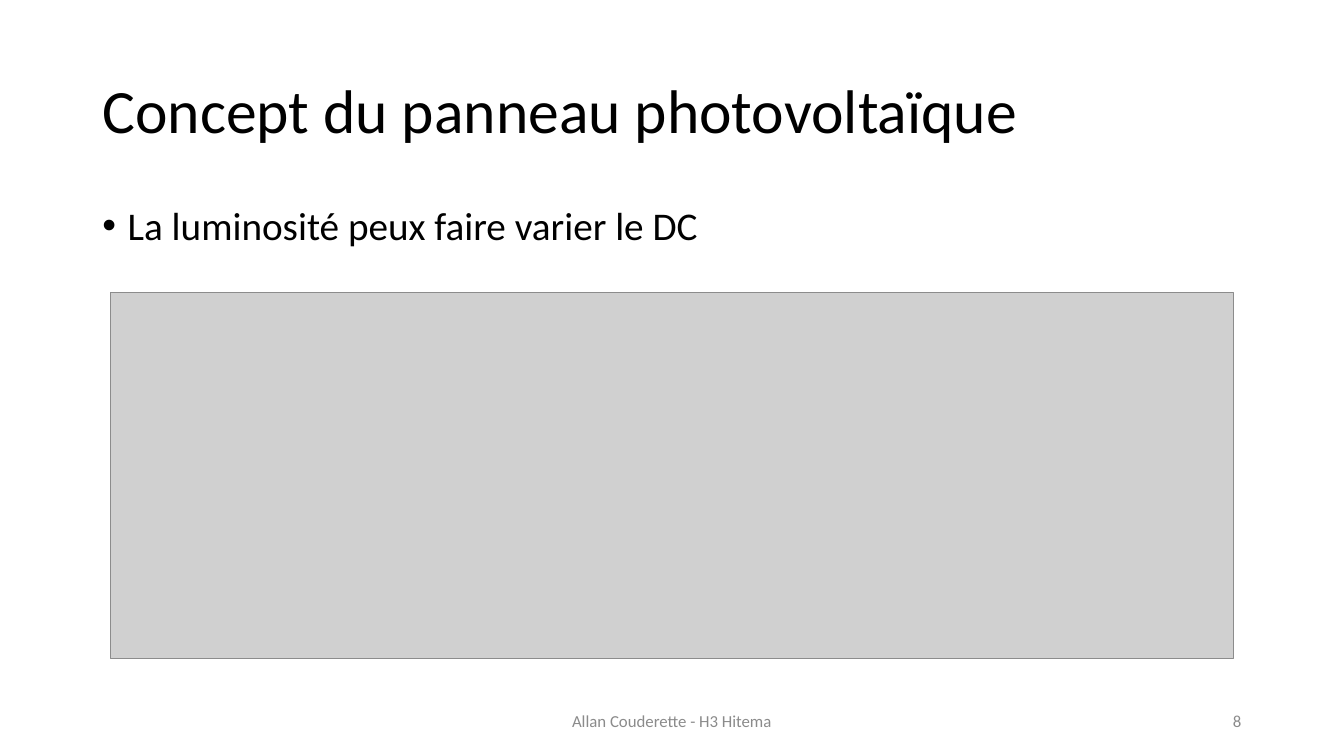
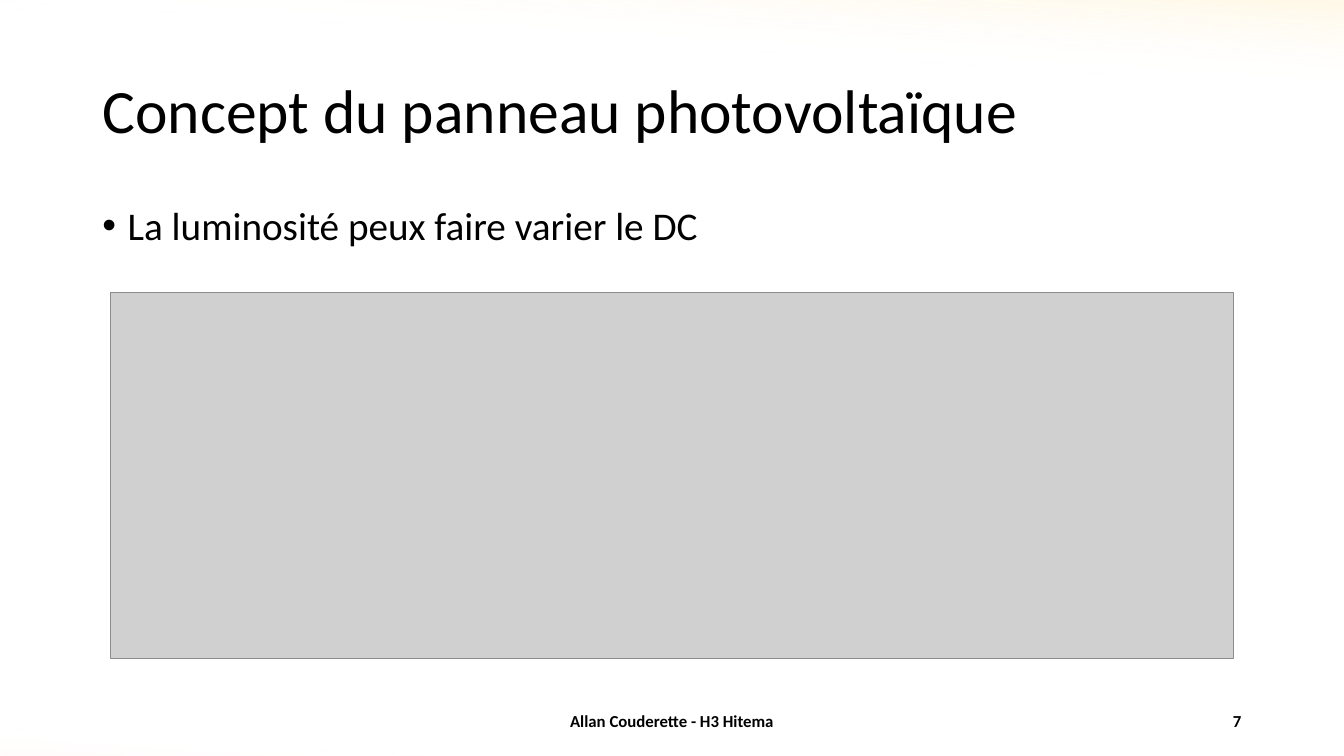
Before and after one commit to allanCouderette/ML_Solar_Power, a slide deck: slide 7 of Présentation Solar Power.pptx (slide 8 before the commit). Drawn at 1344x756 pixels with LibreOffice and Linux fonts; fonts in the diff are those of the drawing; grey boxes stand for pictures. Boxes give left, top, right and bottom in pixels: in the first picture for what was removed or moved away, otherwise in the second. Text is boxed around its words. In the diff, an @@ line names an element or a change of style, - is before the commit and + after.

```diff
--- a/Présentation Solar Power.pptx
+++ b/Présentation Solar Power.pptx
@@ rectangle added at (x1=0, y1=0, x2=1344, y2=756), fill gradient #FFC000 to #FFFFFF to #ED7D31 @@
@@ rectangle added at (x1=0, y1=0, x2=1344, y2=756), fill gradient #FFC000 to #FFFFFF to #ED7D31 @@
@@ text "Allan Couderette - H3 Hitema" at (x1=570, y1=715, x2=774, y2=727): text colour #8C8C8C to #000000, bold on @@
@@ page number at (x1=1233, y1=716, x2=1241, y2=727): text changed; text colour #8C8C8C to #000000; bold on @@
-8
+7
```
Also in this commit, not shown: 15 other slides changed, 1 other file.
